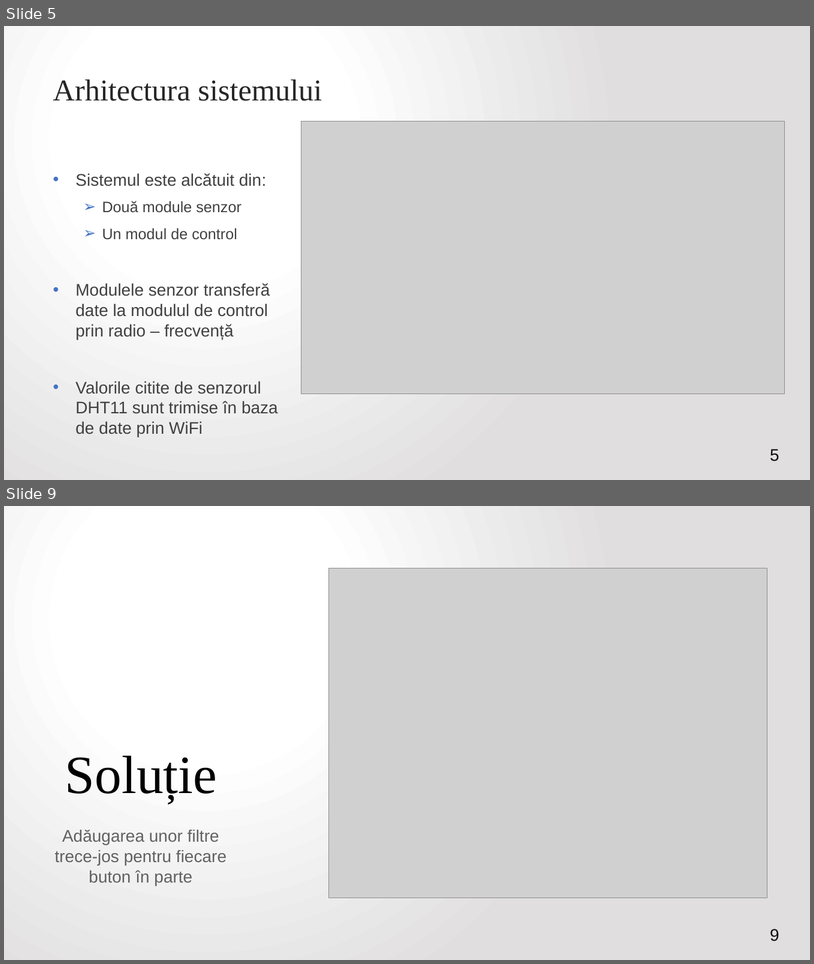
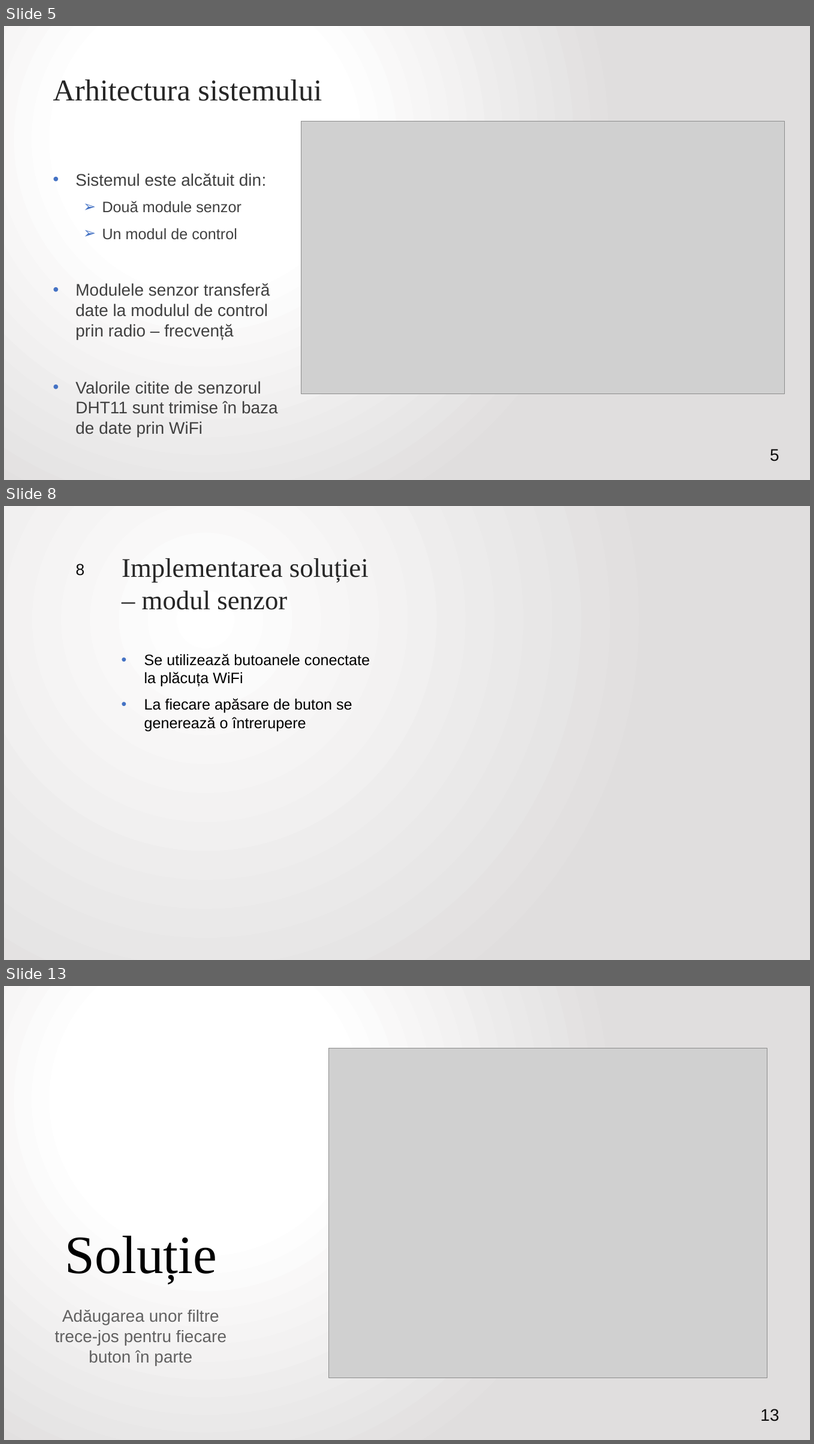
Before and after one commit to VitomirDragan/TemperatureManagement-IOT-, a slide deck: Prezentare/Termostat inteligent controlat printr-o aplicație web.pptx. Shown one above the other, each under a label of ours: slides 5 and 9 before the commit, slides 5, 8 and 13 after it; the slides between them are not shown. The pictures are 814x964 and 814x1444 pixels, drawn with LibreOffice and Linux fonts; fonts in the diff are those of the drawing; grey boxes stand for pictures. Boxes give left, top, right and bottom in pixels: in the first picture for what was removed or moved away, otherwise in the second. Text is boxed around its words. In the diff, an @@ line names an element or a change of style, - is before the commit and + after.

```diff
--- a/Prezentare/Termostat inteligent controlat printr-o aplicație web.pptx
+++ b/Prezentare/Termostat inteligent controlat printr-o aplicație web.pptx
@@ slide 8 added at [4,506,810,960], background gradient #FFFFFF to #E1DFDF @@
@@ title added at [122,558,369,610], 32 pt, text #262626 @@
+Implementarea soluției – modul senzor
@@ page number added at [76,564,85,576], 19 pt, text #0D0D0D @@
+8
@@ text added at [144,654,370,731], 18 pt, text #000000 @@
+• Se utilizează butoanele conectate la plăcuța WiFi
+• La fiecare apăsare de buton se generează o întrerupere
@@ what was slide 9 is now slide 13 @@
@@ page number at [761,1408,779,1421]: text changed @@
-9
+13
```
Also in this commit, not shown: 2 slides changed, 5 other slides added, 2 slides removed, 2 other files.
